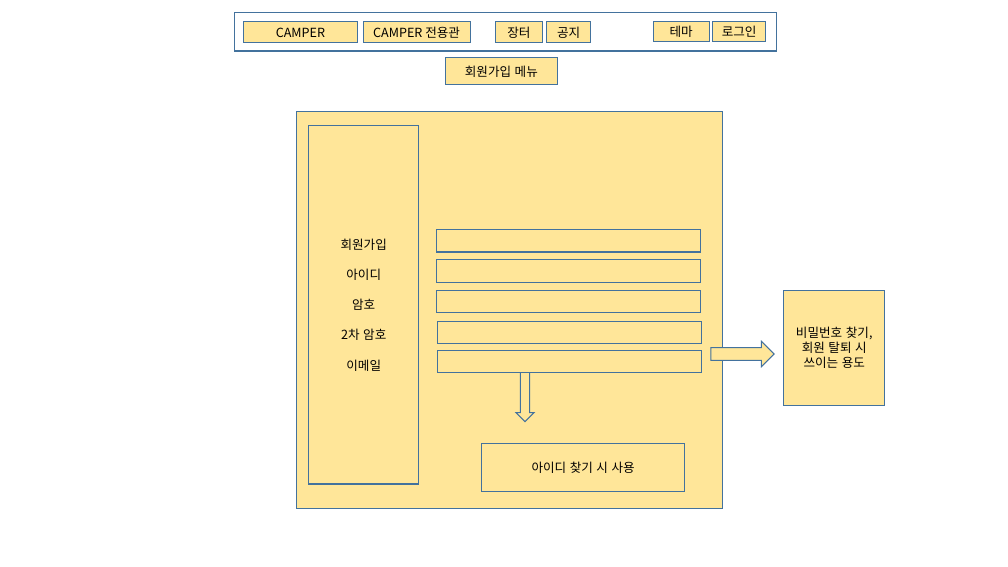
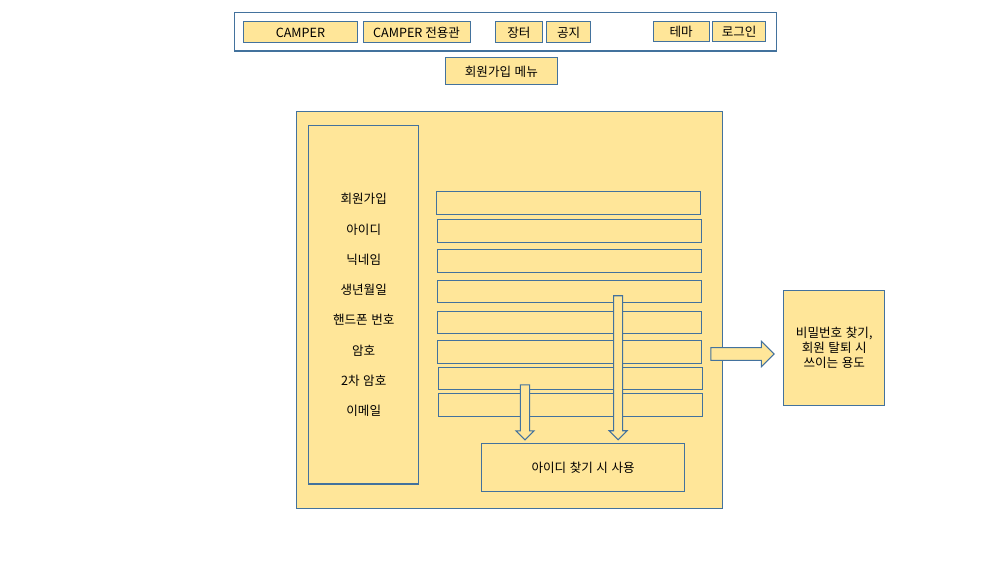
Before and after one commit to vender4401/reference-room, a slide deck: slide 3 of yoonkwan.pptx. Drawn at 1008x567 pixels with LibreOffice and Linux fonts; fonts in the diff are those of the drawing. Boxes give left, top, right and bottom in pixels: in the first picture for what was removed or moved away, otherwise in the second. Text is boxed around its words. In the diff, an @@ line names an element or a change of style, - is before the commit and + after.

```diff
--- a/yoonkwan.pptx
+++ b/yoonkwan.pptx
@@ rectangle added at (437,191,701,214), fill #FFE699, outline #43739E 1 pt @@
@@ text in rectangle at (333,253,394,325): paragraphs added @@
+닉네임
+생년월일
+핸드폰 번호
@@ down arrow added at (609,296,628,440), fill #FFE699, outline #43739E 1 pt @@
@@ 5 rectangles: place and size @@
-5 rectangles at (437,229,701,373)
+5 rectangles at (437,219,702,363)
@@ rectangle added at (439,368,702,390), fill #FFE699, outline #43739E 1 pt @@
@@ down arrow: place and size @@
-down arrow at (516,372,534,422)
+down arrow at (516,385,534,440)
@@ rectangle added at (439,394,702,417), fill #FFE699, outline #43739E 1 pt @@
```
Also in this commit, not shown: 1 other slide changed.
